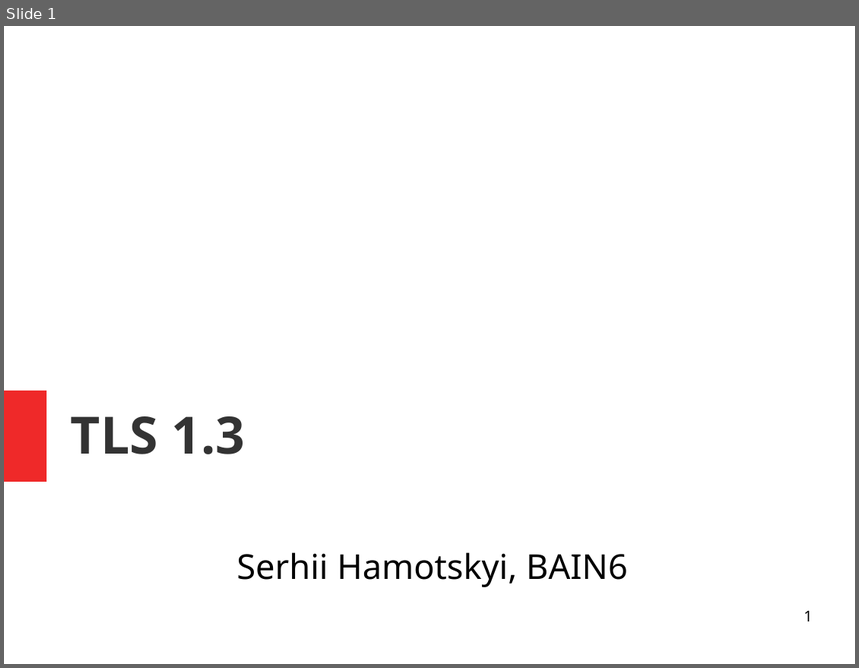
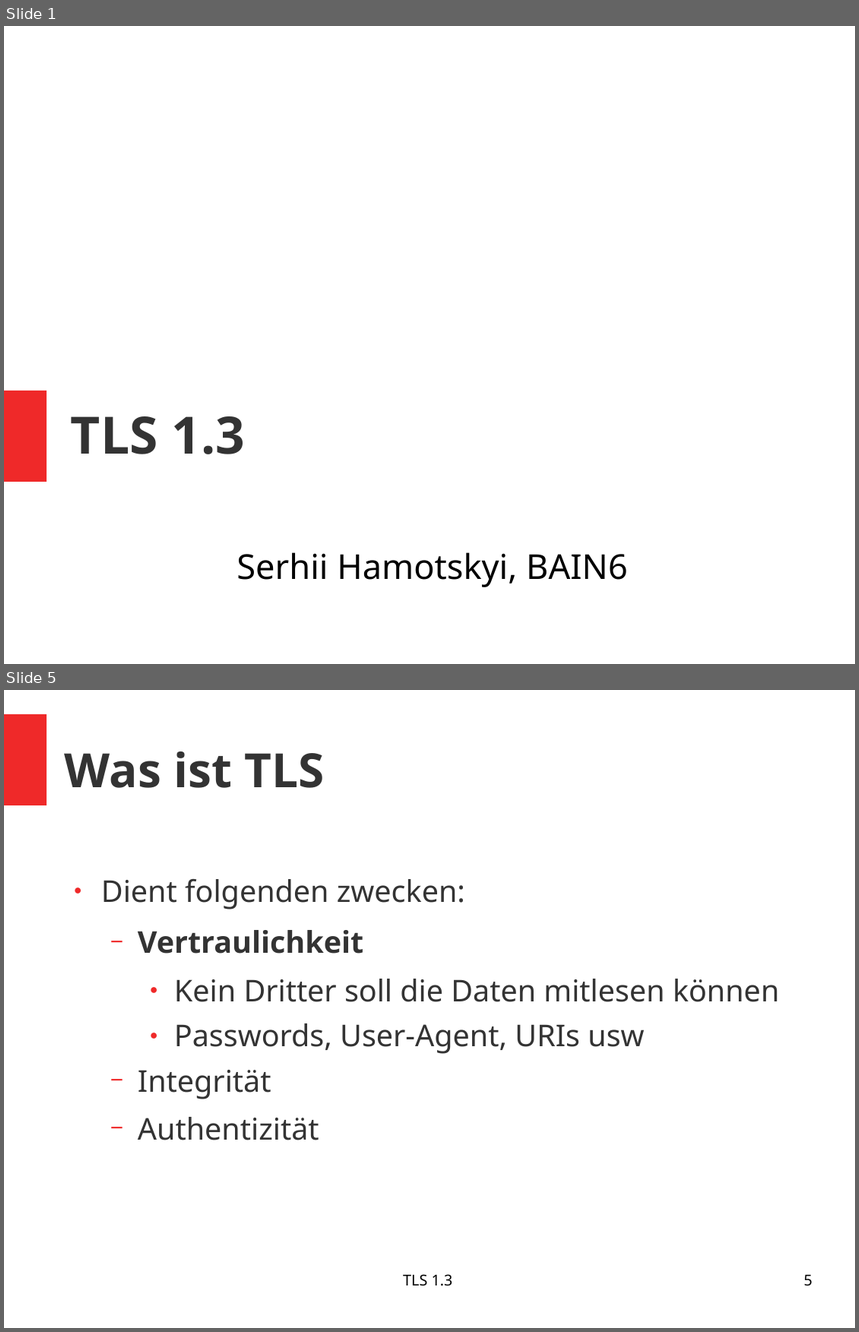
Before and after one commit to pchr8/rn-project, a slide deck: rnp/beleg/presentation.odp. Shown one above the other, each under a label of ours: slide 1 before the commit, slides 1 and 5 after it; the slides between them are not shown. The pictures are 859x668 and 859x1332 pixels, drawn with LibreOffice and Linux fonts; fonts in the diff are those of the drawing. Boxes give left, top, right and bottom in pixels: in the first picture for what was removed or moved away, otherwise in the second. Text is boxed around its words. In the diff, an @@ line names an element or a change of style, - is before the commit and + after.

```diff
--- a/rnp/beleg/presentation.odp
+++ b/rnp/beleg/presentation.odp
@@ slide 5 added at [4, 690, 855, 1328], background #FFFFFF @@
@@ rectangle added at [4, 714, 47, 805], fill #EF2929 @@
@@ title added at [65, 752, 324, 788], 44 pt, text #333333, bold @@
+Was ist TLS
@@ text added at [101, 879, 779, 1141], 28 pt, text #333333 @@
+● Dient folgenden zwecken:
+  − Vertraulichkeit
+    ● Kein Dritter soll die Daten mitlesen können
+    ● Passwords, User-Agent, URIs usw
+  − Integrität
+  − Authentizität
@@ text added at [403, 1274, 453, 1287], 14 pt, text #000000 @@
+TLS 1.3
@@ page number added at [804, 1275, 813, 1287], 14 pt, text #000000 @@
+5
@@ slide 1 changed as well @@
@@ page number removed at [804, 611, 813, 622] @@
-1
```
Also in this commit, not shown: 7 other slides added, 1 slide removed, 2 other files.
